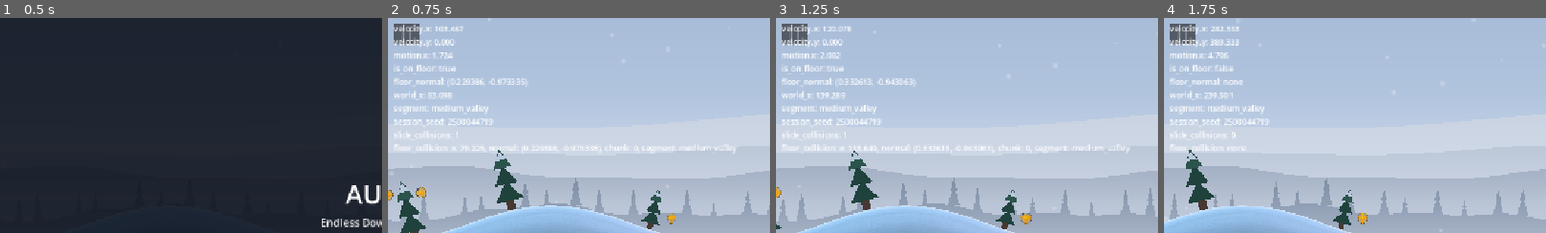
Above: before the commit, frames 1-4 (left to right).
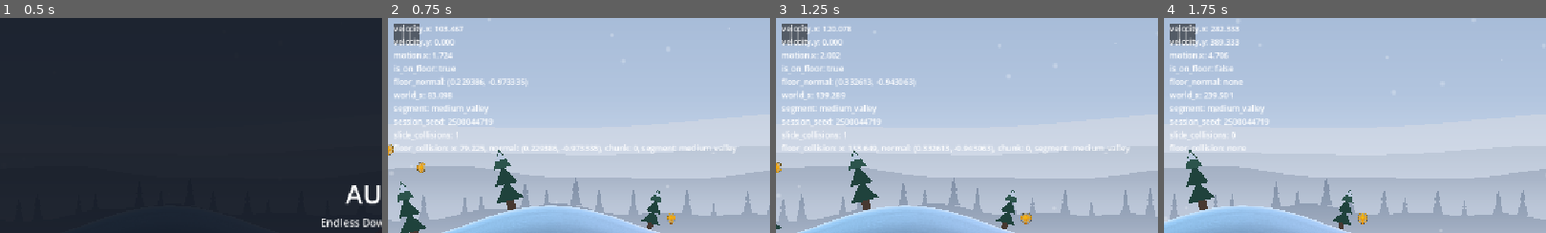
Above: after the commit, the same moments.

Repository: Kiernan-Hub/Aurora
Game: Godot game, scene res://scenes/main.tscn
Two runs of this game, one before a commit and one after it. Both use one fixed random seed, a clock stepped at 60 frames per second and the inputs below.
Inputs (mouse positions are % of the whole screen's width and height, from its top left):
- Up to frame 1 (0.5 s): no input
- Up to frame 2 (0.75 s): click "Start" at 0.5 s
- Up to frame 3 (1.25 s): no input
- Up to frame 4 (1.75 s): tap Enter (ui_accept) at 1.25, 1.52 s; move the mouse to (72, 45) at 1.27 s; hold Up (ui_up) from 1.28 s (still down); tap M at 1.35 s; click (72, 45) at 1.42 s
The pictures show only the part of the screen within x 0-50%, y 0-50%; the shares and areas given below are measured in that part.

Frame 1 is identical in both runs. In frame 2, 0.3% of the frame differs, in the area x 0-10%, y 58-85%; in frame 3, 0.1%; in frame 4, nothing differs.

Commit message:
Shape the coin arc around the MAX jump instead of the weakest
The arc was tuned to jump level 0 -- peak 92, under its 104 ceiling -- so a
fully upgraded jump sailed over all three coins. Flipped: peak 174 sits in
the same max-only window the rare coin occupies (above level 3's 161.7,
under level 4's 186), and the shoulders drop to 130.

44px under the peak is what makes it read as ONE jump rather than three
grabs: a capsule whose top is at the peak still spans 48px down plus the
coin's 10px radius, so a max jump apexing on the middle coin sweeps both
shoulders through. The trajectory's own drop over the 60px spacing is only
5-11px across the speed range, so the capsule sweep, not the parabola, is
the binding constraint.

That gives the gradient the arc is for: levels 0-1 take nothing, 2-3 take
the shoulders but never the peak, only a max jump clears all three.

A coin above the player's current grab ceiling no longer breaks the combo
streak. Without it the combo would be unplayable early -- a starting player
passes several unreachable peaks a minute and could never leave zero. The
ceiling comes off the durable upgrade multiplier, never the temporary jump
powerup, and both shape sizes are read out of the scenes rather than
restated, since a hand-copied capsule height is one of the four art-swap
couplings in visuals.md.

check_coin_arc_height() now asserts all four edges: peak out of reach below
max, peak inside a max jump, shoulders inside the capsule sweep, shoulders
above the standing grab ceiling.

Gates: terrain_invariant_check PASS (peak=174 shoulder=130, density
unchanged at 0.4143-0.4220), shipping_values_check 13 knobs clean.

Co-Authored-By: Claude Opus 5 <noreply@anthropic.com>

Diff:
--- a/scripts/debug/terrain_invariant_check.gd
+++ b/scripts/debug/terrain_invariant_check.gd
@@ -99,9 +99,10 @@
 # must clear this by a real margin or the arc costs no input, which is the entire reason arcs
 # exist. 8px is roughly a frame of the player's vertical travel at the top of a jump.
 const COIN_ARC_FREE_GRAB_MARGIN: float = 8.0
-# And the matching floor under jump level 0's ceiling, so the weakest upgrade can still take
-# the arc rather than watching it go by.
-const COIN_ARC_WEAKEST_JUMP_MARGIN: float = 8.0
+# Clear air the peak must keep on both sides of its max-jump-only window, and the shoulders
+# above the sweep floor. Small for the same reason RARE_COIN_REACH_MARGIN is: the window is
+# only ~24px wide, so this exists to stop the clearance being tuned to the exact edge.
+const COIN_ARC_REACH_MARGIN: float = 6.0
 # Coins per candidate slot, the number the upgrade costs are sized against. The tolerance is
 # wide because the measurement is genuinely seed-dependent -- how much of the sampled range is
 # flat enough for an arc varies -- and observed 0.39 to 0.44 across seeds.
@@ -422,14 +423,18 @@
 	return violations
 
 
-# Coin arcs, the same derivation from the other end. The rare coin has to be OUT of reach of
-# every jump but the best; an arc coin has to be out of reach of NO jump -- above the standing
-# grab ceiling, so it costs an input, and under the ceiling of jump level 0, so the player who
-# has bought nothing can still take it. Both edges are silent in play: an arc that is free
-# looks identical to one that is not, and an unreachable peak looks like a spawner bug.
-#
-# The density product is asserted here too because it is the same edit: arcs are what forced
-# COIN_SLOT_INCLUDE_CHANCE down, and JUMP_UPGRADE_COSTS is costed against the result.
+# Coin arcs. The arc is shaped around the MAX-upgrade jump: its peak sits in the same gap the
+# rare coin occupies (above jump level 3's ceiling, under level 4's), and the shoulders sit far
+# enough under that peak for one apexing jump to sweep all three -- while staying low enough
+# that levels 2 and 3 can still take the shoulders alone. That gradient is the feature, and
+# every edge of it is silent in play: an arc no jump can clear looks exactly like an arc that
+# is merely hard, and a peak the second-best jump reaches looks exactly like one it should not.
+#
+# Three assertions, one per edge:
+#   1. the peak is out of reach below max     (or the max upgrade stops being what it buys)
+#   2. the peak is inside a max jump's reach   (or the arc is bait nobody can finish)
+#   3. the shoulders are inside the capsule sweep of a jump apexing on the peak, and still
+#      above the standing grab ceiling         (or the arc is three grabs, or it is free)
 func check_coin_arc_height() -> Array[String]:
 	var violations: Array[String] = []
 
@@ -443,21 +448,36 @@
 	var coin_radius: float = circle.radius
 	scene_root.free()
 
+	var multipliers: Array[float] = UpgradeStore.JUMP_MULTIPLIERS
+	if multipliers.size() < 2:
+		violations.append("UpgradeStore.JUMP_MULTIPLIERS has fewer than two levels -- the arc's 'max upgrade takes all three' rule has nothing to mean")
+		return violations
+
 	var capsule_reach: float = PLAYER_CAPSULE_HALF_HEIGHT * 2.0
 	var standing_ceiling: float = capsule_reach + coin_radius
-	var weakest_ceiling: float = capsule_reach + get_jump_apex(UpgradeStore.JUMP_MULTIPLIERS[0]) + coin_radius
-
-	# The shoulders are the lowest coins in the arc and the peak is the highest, so checking
-	# both ends covers every coin between them.
-	var lowest: float = minf(CoinSpawner.COIN_ARC_PEAK_CLEARANCE, CoinSpawner.COIN_ARC_SHOULDER_CLEARANCE)
-	var highest: float = maxf(CoinSpawner.COIN_ARC_PEAK_CLEARANCE, CoinSpawner.COIN_ARC_SHOULDER_CLEARANCE)
-
-	if lowest < standing_ceiling + COIN_ARC_FREE_GRAB_MARGIN:
-		violations.append("arc coin at %.1f is inside the standing grab ceiling %.1f (margin %.1f) -- the arc costs no input, which is the only reason it exists"
-			% [lowest, standing_ceiling, COIN_ARC_FREE_GRAB_MARGIN])
-	if highest > weakest_ceiling - COIN_ARC_WEAKEST_JUMP_MARGIN:
-		violations.append("arc coin at %.1f is out of reach of jump level 0 (ceiling %.1f, margin %.1f) -- the starting player watches it go by and reads it as a bug"
-			% [highest, weakest_ceiling, COIN_ARC_WEAKEST_JUMP_MARGIN])
+	var top_ceiling: float = capsule_reach + get_jump_apex(multipliers[multipliers.size() - 1]) + coin_radius
+	var second_ceiling: float = capsule_reach + get_jump_apex(multipliers[multipliers.size() - 2]) + coin_radius
+
+	var peak: float = CoinSpawner.COIN_ARC_PEAK_CLEARANCE
+	var shoulder: float = CoinSpawner.COIN_ARC_SHOULDER_CLEARANCE
+
+	if peak > top_ceiling - COIN_ARC_REACH_MARGIN:
+		violations.append("arc peak at %.1f is out of reach of a MAX jump (ceiling %.1f, margin %.1f) -- nobody can finish the arc"
+			% [peak, top_ceiling, COIN_ARC_REACH_MARGIN])
+	if peak < second_ceiling + COIN_ARC_REACH_MARGIN:
+		violations.append("arc peak at %.1f is within reach of jump level %d (ceiling %.1f, margin %.1f) -- the max upgrade stops being what buys the whole arc"
+			% [peak, multipliers.size() - 2, second_ceiling, COIN_ARC_REACH_MARGIN])
+
+	# A capsule whose top is at the peak spans one full capsule height downward, and the coin
+	# is caught by its own radius on top of that. Below this line the arc is three separate
+	# grabs rather than one jump, which is the whole read of the shape.
+	var sweep_floor: float = peak - capsule_reach - coin_radius
+	if shoulder < sweep_floor + COIN_ARC_REACH_MARGIN:
+		violations.append("arc shoulder at %.1f is below the %.1f a jump apexing on the peak sweeps (margin %.1f) -- one jump can no longer take all three"
+			% [shoulder, sweep_floor, COIN_ARC_REACH_MARGIN])
+	if shoulder < standing_ceiling + COIN_ARC_FREE_GRAB_MARGIN:
+		violations.append("arc shoulder at %.1f is inside the standing grab ceiling %.1f (margin %.1f) -- the arc costs no input, which is the only reason it exists"
+			% [shoulder, standing_ceiling, COIN_ARC_FREE_GRAB_MARGIN])
 
 	return violations
 
--- a/scripts/game/game_manager.gd
+++ b/scripts/game/game_manager.gd
@@ -94,6 +94,9 @@
 const COMBO_STEP_MULTIPLIER: float = 0.5
 const COMBO_MAX_MULTIPLIER: float = 3.0
 var combo_streak: int = 0
+# Capsule reach plus pickup radius, measured off the scenes once in _ready(). The jump apex is
+# the only part of the grab ceiling that changes during a run.
+var grab_reach_base: float = 58.0
 var powerup_manager: PowerupManager
 # Read on death only, to bank how far into the biome cycle this run got. Optional and
 # null-guarded like the shop nodes: this is presentation state, and a run that cannot
@@ -237,6 +240,7 @@
 
 	coin_spawner.coin_collected.connect(_on_coin_collected)
 	coin_spawner.coin_missed.connect(_on_coin_missed)
+	grab_reach_base = measure_grab_reach_base()
 
 	# Optional, not required-and-return like coin_spawner/coin_label above: a missing
 	# GlideCoinSpawner should never take down the whole coin/score system, it just means
@@ -513,11 +517,53 @@
 	sfx_player.play_coin()
 
 
-func _on_coin_missed() -> void:
+# A coin the player could not possibly have reached does not break the streak. Without this
+# the combo would be unplayable at low upgrade levels: an arc peak is hung at the MAX jump's
+# reach on purpose, so a starting player passes several per minute that no input could collect,
+# and their streak could never leave zero.
+#
+# The ceiling is computed from the durable UPGRADE multiplier only, never the ×√2 jump powerup:
+# a coin is judged against what the player can always do, not against a timer that may have run
+# out two seconds before the coin went past.
+func _on_coin_missed(surface_clearance: float) -> void:
 	if combo_streak == 0:
+		return
+	if surface_clearance > get_grab_ceiling():
 		return
 	combo_streak = 0
 	update_coin_label()
+
+
+# Highest clearance the player can collect from flat ground: the capsule's centre-to-top
+# distance doubled (the centre starts one half-height up and it is the top that reaches),
+# plus the jump apex, plus the pickup's radius. Same formula as physics.md's grab-ceiling
+# table and terrain_invariant_check's, read live so an upgrade bought mid-session applies.
+#
+# Both shape sizes come out of the SCENES via measure_grab_reach_base(), never restated here:
+# a hand-copied capsule height is one of the four couplings that make an art swap silently
+# wrong (visuals.md), and this one would fail as a combo that breaks on the wrong coins.
+func get_grab_ceiling() -> float:
+	var jump_speed: float = absf(Player.JUMP_VELOCITY) * player.upgrade_jump_multiplier
+	var apex: float = (jump_speed * jump_speed) / (2.0 * Player.GRAVITY)
+	return grab_reach_base + apex
+
+
+func measure_grab_reach_base() -> float:
+	var capsule_half_height: float = 24.0
+	var shape_node: CollisionShape2D = player.get_node_or_null("CollisionShape2D") as CollisionShape2D
+	var capsule: CapsuleShape2D = shape_node.shape as CapsuleShape2D if shape_node != null else null
+	if capsule != null:
+		capsule_half_height = capsule.height * 0.5
+
+	var coin_radius: float = 10.0
+	var coin_root: Node = CoinSpawner.COIN_SCENE.instantiate()
+	var coin_shape: CollisionShape2D = coin_root.get_node_or_null("CollisionShape2D") as CollisionShape2D
+	var circle: CircleShape2D = coin_shape.shape as CircleShape2D if coin_shape != null else null
+	if circle != null:
+		coin_radius = circle.radius
+	coin_root.free()
+
+	return (capsule_half_height * 2.0) + coin_radius
 
 
 # Stepped rather than continuous so the number on screen is a thing the player can aim at --
--- a/scripts/pickups/coin.gd
+++ b/scripts/pickups/coin.gd
@@ -27,6 +27,10 @@
 # break fires exactly once per coin. Lives here rather than in a spawner-side set because the
 # spawner already frees coins on its own schedule and a keyed set would outlive them.
 var has_been_missed: bool = false
+# How far above the terrain surface this coin was hung, stamped by the spawner. Travels with
+# the miss report so the combo can tell "you let an easy one go" from "that one was above your
+# upgrade level" -- an arc peak is deliberately out of reach below a max jump.
+var surface_clearance: float = 0.0
 
 var visual: CanvasItem
 var visual_base_scale: Vector2 = Vector2.ONE
--- a/scripts/systems/coin_spawner.gd
+++ b/scripts/systems/coin_spawner.gd
@@ -16,7 +16,7 @@
 # is deliberately emitted by THIS spawner only: a rare coin needs a max upgrade to reach and a
 # glide coin only exists mid-powerup, so breaking a streak on either would punish the player
 # for something they could not do.
-signal coin_missed
+signal coin_missed(surface_clearance: float)
 
 const COIN_SCENE: PackedScene = preload("res://scenes/pickups/coin.tscn")
 # Fixed candidate x positions within a chunk, as a fraction of chunk_width. Each
@@ -44,16 +44,23 @@
 # until this existed.
 const COIN_ARC_CHANCE: float = 0.3
 const COIN_ARC_COIN_COUNT: int = 3
-# The middle coin. 92 clears the 58px no-jump line by a wide margin, so the arc always costs
-# a jump, and sits 12px under the 104px ceiling of jump level 0 -- the WEAKEST upgrade, since
-# a coin the starting player cannot reach reads as a bug rather than a goal. Asserted against
-# both ceilings in terrain_invariant_check.check_coin_arc_height().
-const COIN_ARC_PEAK_CLEARANCE: float = 92.0
-# The two shoulders sit on the jump parabola through that peak, not on an arbitrary lower
-# line: 0.5 * GRAVITY(1600) * (60 / run_speed)^2 is 11.5px of drop at 500 px/s and 5.1px at
-# 750, so 8px is the whole speed range to within ~4px -- far inside the grab window that a
-# 10px coin radius plus the capsule's height gives. All three are above the 58px free line.
-const COIN_ARC_SHOULDER_CLEARANCE: float = 84.0
+# The middle coin, and the whole arc is shaped around the MAX-upgrade jump: 174 sits in the
+# 24px gap between jump level 3's 161.7px grab ceiling and level 4's 186.0, so a fully upgraded
+# jump takes it with 12px of slack and nothing below level 4 reaches it at all. Same line, and
+# the same derivation, as RARE_COIN_CLEARANCE -- kept as its own constant rather than shared,
+# because two unrelated pickups agreeing on a number today is not a reason to couple them.
+const COIN_ARC_PEAK_CLEARANCE: float = 174.0
+# The shoulders are 44px under the peak, which is what makes the arc read as one jump rather
+# than three separate grabs: a capsule whose TOP is at the peak still spans 48px down plus the
+# coin's 10px radius, so a max jump apexing on the middle coin sweeps both shoulders on the way
+# through. (The trajectory itself only drops 5-11px over the 60px spacing -- 0.5 * GRAVITY *
+# (60/speed)^2 across the 500-750 px/s range -- so the sweep, not the parabola, is the binding
+# constraint here.)
+#
+# 130 is also under level 2's 139.9 ceiling, which is the intended gradient: levels 0 and 1 get
+# nothing from an arc, 2 and 3 can take the shoulders but never the peak, and only a max jump
+# clears all three.
+const COIN_ARC_SHOULDER_CLEARANCE: float = 130.0
 # Half the 153.6px gap between neighbouring slots (0.3 * chunk_width 512), so two arcs in
 # adjacent slots still leave a coin-sized gap instead of reading as one long chain.
 const COIN_ARC_SPACING_X: float = 60.0
@@ -203,6 +210,7 @@
 
 	var coin: Coin = COIN_SCENE.instantiate() as Coin
 	coin.position = Vector2(world_x - group_origin_x, terrain_generator.get_terrain_height(world_x) - clearance)
+	coin.surface_clearance = clearance
 	coin.collected.connect(_on_coin_collected)
 	if has_biome_color:
 		coin.set_visual_color(biome_coin_color)
@@ -309,7 +317,7 @@
 			if coin.global_position.x >= miss_line_x:
 				continue
 			coin.has_been_missed = true
-			coin_missed.emit()
+			coin_missed.emit(coin.surface_clearance)
 
 
 func _on_coin_collected(value: int) -> void:
Not shown, changed: CLAUDE.md
Not shown, changed: docs/development/architecture.md
Not shown, changed: docs/development/physics.md
